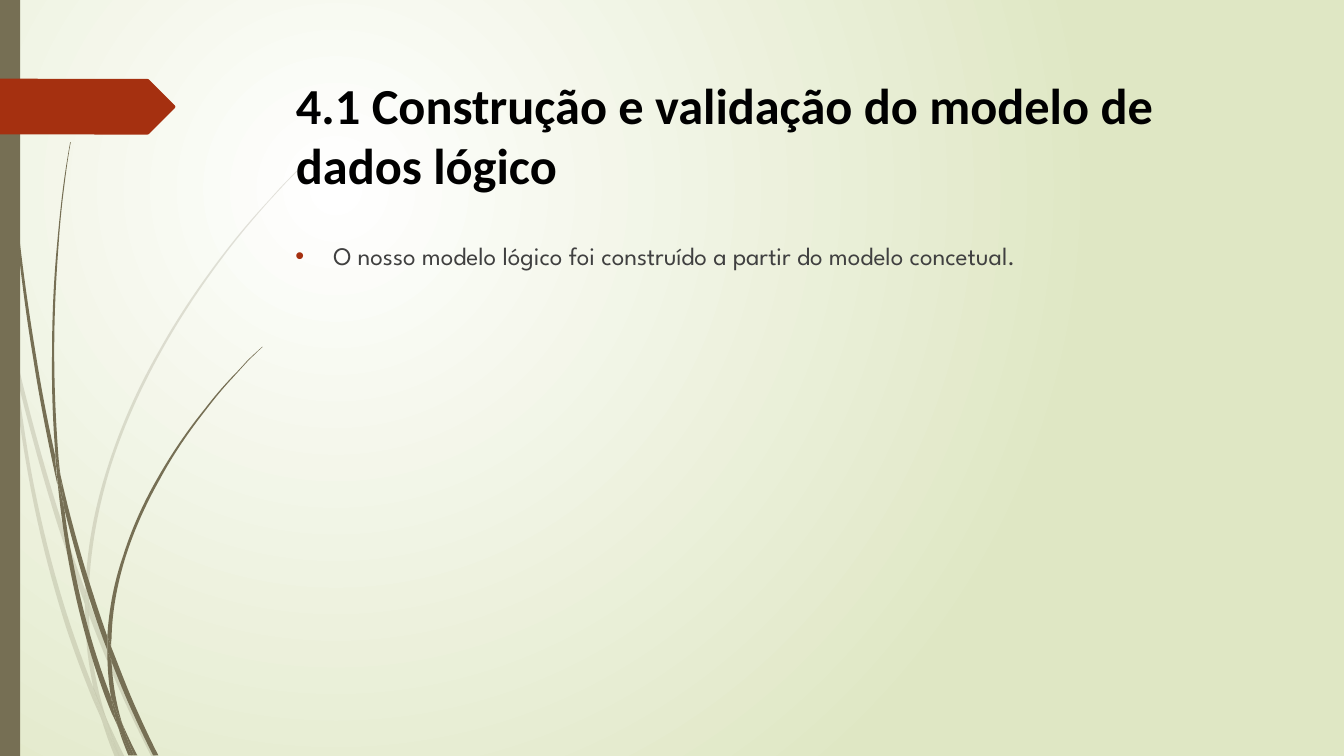
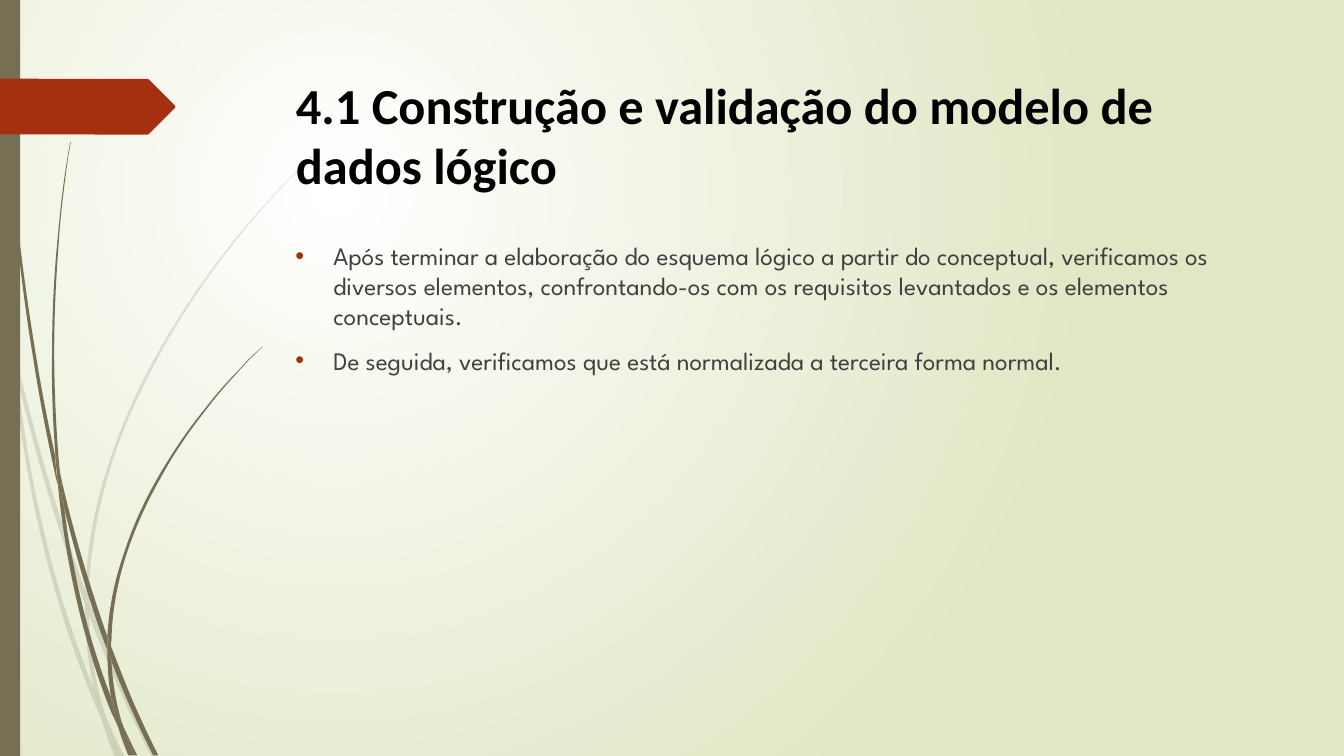
Before and after one commit to Lucenix/BD-TP, a slide deck: slide 48 of Apresentação1.pptx (slide 41 before the commit). Drawn at 1344x756 pixels with LibreOffice and Linux fonts; fonts in the diff are those of the drawing. Boxes give left, top, right and bottom in pixels: in the first picture for what was removed or moved away, otherwise in the second. Text is boxed around its words. In the diff, an @@ line names an element or a change of style, - is before the commit and + after.

```diff
--- a/Apresentação1.pptx
+++ b/Apresentação1.pptx
@@ text at [333,247,1208,376]: text changed @@
-• O nosso modelo lógico foi construído a partir do modelo concetual.
+• Após terminar a elaboração do esquema lógico a partir do conceptual, verificamos os diversos elementos, confrontando-os com os requisitos levantados e os elementos conceptuais.
+• De seguida, verificamos que está normalizada a terceira forma normal.
```
Also in this commit, not shown: 8 other slides changed, 12 slides added, 5 slides removed.
